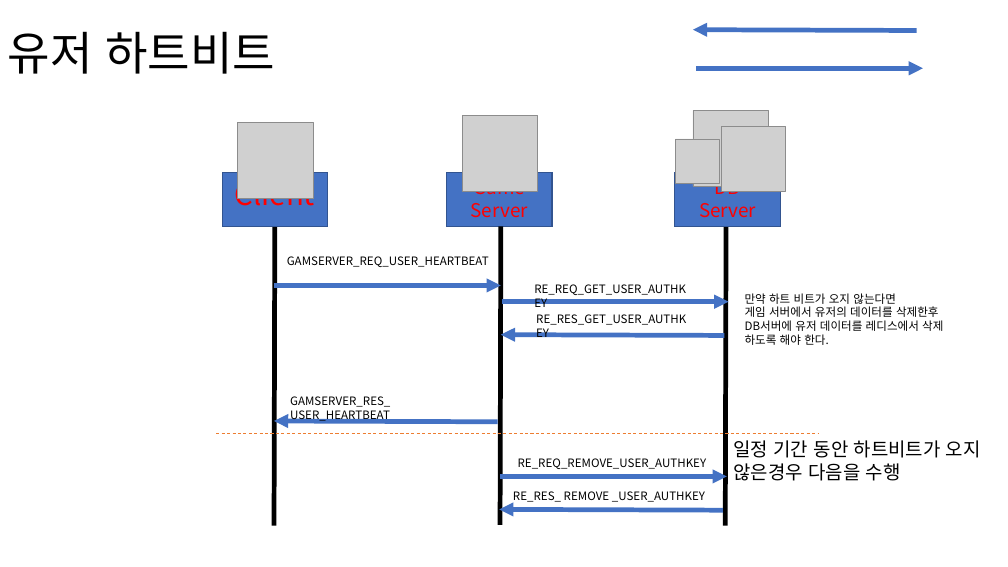
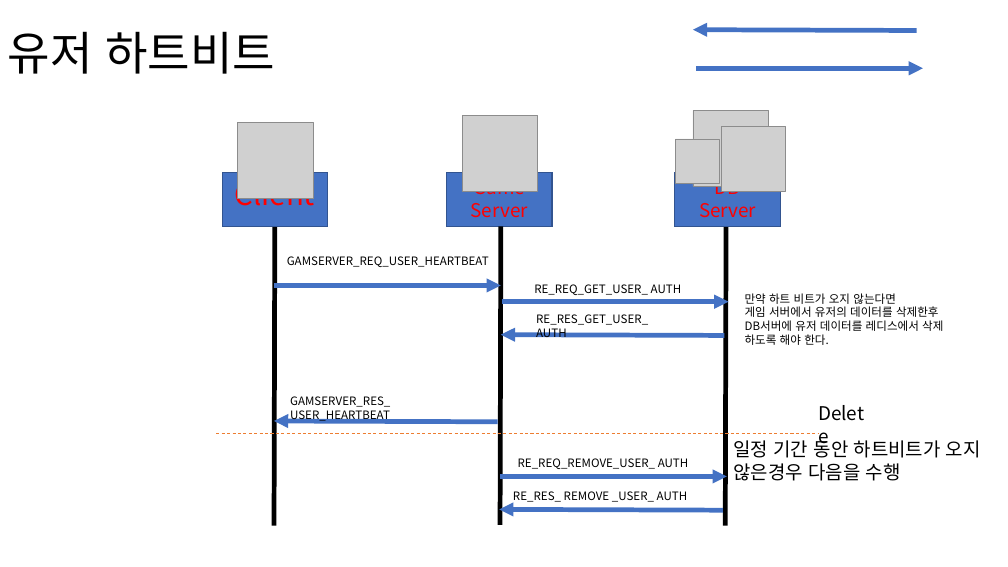
Before and after one commit to LethalSun/5thProjectServer, a slide deck: slide 9 of 시퀀스 다이어 그램.pptx. Drawn at 1008x567 pixels with LibreOffice and Linux fonts; fonts in the diff are those of the drawing; grey boxes stand for pictures. Boxes give left, top, right and bottom in pixels: in the first picture for what was removed or moved away, otherwise in the second. Text is boxed around its words. In the diff, an @@ line names an element or a change of style, - is before the commit and + after.

```diff
--- a/시퀀스 다이어 그램.pptx
+++ b/시퀀스 다이어 그램.pptx
@@ text at (x1=534, y1=284, x2=682, y2=295): text changed @@
-RE_REQ_GET_USER_AUTHKEY
+RE_REQ_GET_USER_ AUTH
@@ text at (x1=536, y1=314, x2=648, y2=338): text changed @@
-RE_RES_GET_USER_AUTHKEY
+RE_RES_GET_USER_ AUTH
@@ text added at (x1=811, y1=398, x2=881, y2=428), 18 pt, text #000000 @@
+Delete
@@ text at (x1=518, y1=458, x2=689, y2=469): text changed @@
-RE_REQ_REMOVE_USER_AUTHKEY
+RE_REQ_REMOVE_USER_ AUTH
@@ text at (x1=513, y1=491, x2=688, y2=504): text changed @@
-RE_RES_ REMOVE _USER_AUTHKEY
+RE_RES_ REMOVE _USER_ AUTH
```
Also in this commit, not shown: 8 other slides changed, 9 other files.
